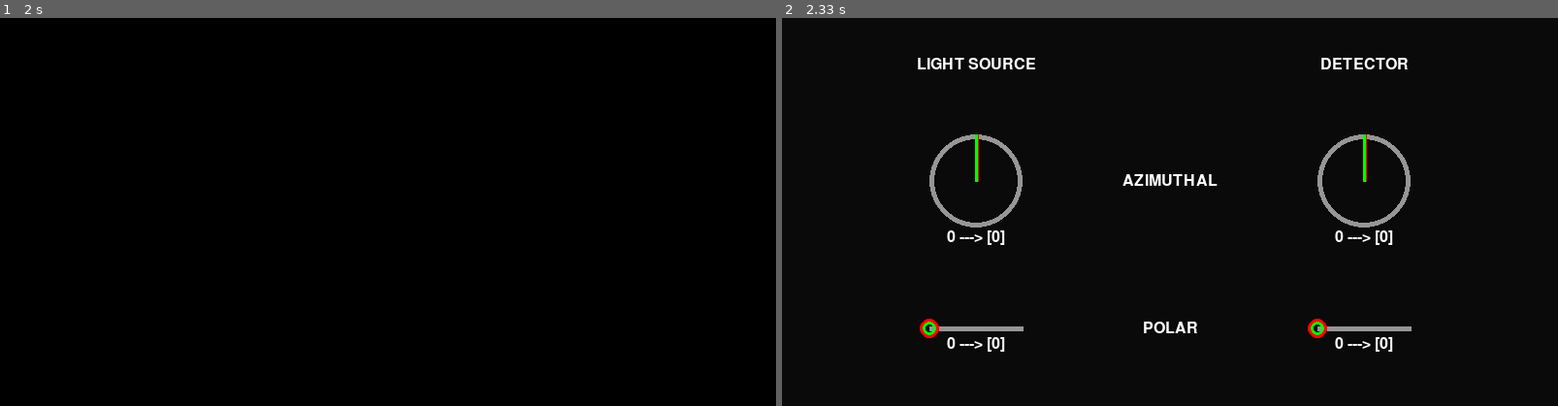
Above: before the commit, frames 1-2 (left to right).
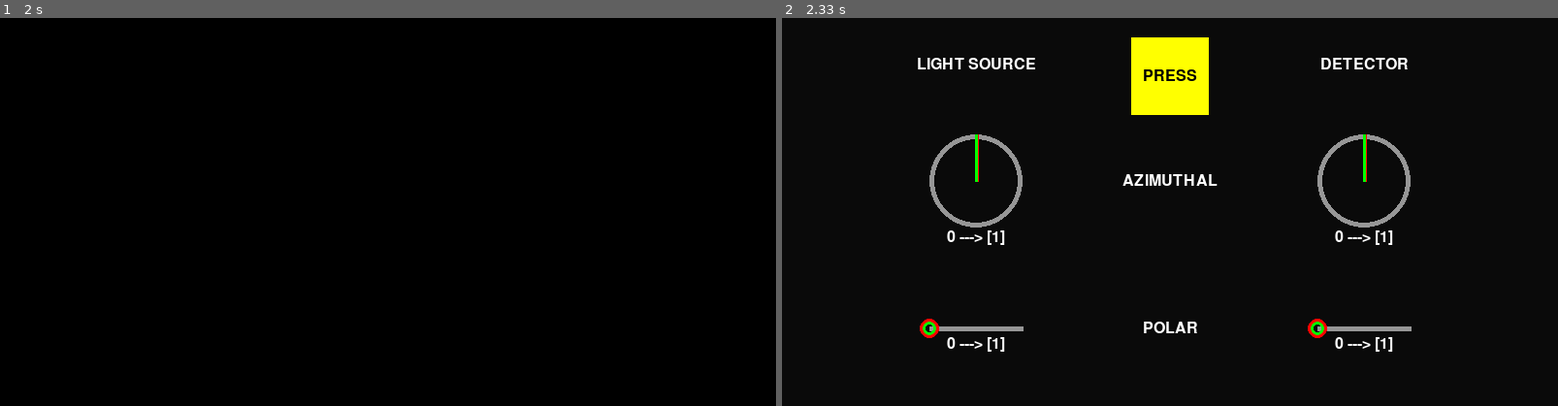
Above: after the commit, the same moments.

Repository: jprbafry/UML_OSMD
Game: pygame game, started from coding/raspberry/demo_fair/ctrl_gui_interface.py
Same seed, same stepped clock (60 frames per second), same inputs: the game is played once before the commit and once after it.
Inputs (mouse positions are in pixels of both pictures, inside the frame that each line leads up to):
- Up to frame 1 (2 s): click (682, 359) at 1.88 s
- Up to frame 2 (2.33 s): click (1170, 76) at 2.22 s, where only the run after the commit has a clickable "PRESS"

Frame 1 is identical in both runs. In frame 2, 2.0% of the frame differs, in the area x 27-79%, y 5-86%.

Commit message:
Adding Button for Motion Routine

Diff:
--- a/coding/raspberry/demo_fair/ui.py
+++ b/coding/raspberry/demo_fair/ui.py
@@ -2,6 +2,7 @@
 import pygame
 import time
 import math
+import threading
 from itertools import chain
 
 
@@ -10,6 +11,8 @@
 color_text = (255,255,255) # white
 color_background = (10,10,10) # dark grey
 color_line = (150,150,150) # grey
+color_button_busy = (255,255,0) # yellow
+color_button_idle = (255,255,255) # white
 
 # KNOB
 class Knob:
@@ -142,7 +145,42 @@
             text_rect = text_surface.get_rect(topleft=(self.x, self.y))
         surface.blit(text_surface, text_rect)
 
-# ----- Panel -----
+# BUTTON
+class Button:
+    def __init__(self, x, y, size, font, action, color_idle=color_button_idle, color_active=color_button_busy):
+        self.x = x
+        self.y = y
+        self.size = size
+        self.font = font
+        self.text = "PRESS"
+        self.action = action
+        self.color_idle = color_idle
+        self.color_active = color_active
+        self.active = False
+        self.rect = pygame.Rect(x - size//2, y - size//2, size, size)
+
+    def draw(self, surface):
+        color = self.color_active if self.active else self.color_idle
+        pygame.draw.rect(surface, color, self.rect)
+        # Draw text
+        text_surf = self.font.render(self.text, True, (0,0,0))
+        text_rect = text_surf.get_rect(center=(self.x, self.y))
+        surface.blit(text_surf, text_rect)
+
+    def check_click(self, event):
+        if event.type == pygame.MOUSEBUTTONDOWN:
+            mx, my = pygame.mouse.get_pos()
+            if self.rect.collidepoint(mx, my):
+                self.active = True
+
+                # Run the action in a separate thread so it doesn't block Pygame
+                def run_action():
+                    self.action()
+                    self.active = False
+
+                threading.Thread(target=run_action, daemon=True).start()
+
+# PANEL
 class Panel:
     """A Panel containing multiple knobs and sliders grouped logically"""
     def __init__(self, width=800, height=400, fps=60):
@@ -162,6 +200,42 @@
         self.fps = fps
         self.running = True
         self.knobs, self.sliders, self.legends, self.titles = self.create_controls()
+        self.buttons = []
+        # Example: button at center-bottom
+        btn_x = self.width // 2
+        btn_y = int(self.height * 0.15)
+        btn_size = 80
+        self.buttons.append(Button(btn_x, btn_y, btn_size, self.font, self.pulse_knobs_sliders))
+
+
+
+    def pulse_knobs_sliders(self, N=30, delay=200):
+        """
+        Smoothly move each desired value from its current value up to current+N,
+        then back down to the original value, step by step.
+        delay in milliseconds between steps.
+        """
+        # Store original desired values
+        original_knob_vals = [k.new_des_val for k in self.knobs]
+        original_slider_vals = [s.new_des_val for s in self.sliders]
+
+        # Step up
+        for step in range(1, N + 1):
+            for i, k in enumerate(self.knobs):
+                k.new_des_val = original_knob_vals[i] + step
+            for i, s in enumerate(self.sliders):
+                s.new_des_val = original_slider_vals[i] + step
+            self.draw()
+            pygame.time.wait(delay)
+
+        # Step down
+        for step in range(N, -1, -1):
+            for i, k in enumerate(self.knobs):
+                k.new_des_val = original_knob_vals[i] + step
+            for i, s in enumerate(self.sliders):
+                s.new_des_val = original_slider_vals[i] + step
+            self.draw()
+            pygame.time.wait(delay)
 
     def create_controls(self):
         knobs = []
@@ -205,7 +279,7 @@
     def draw(self):
         self.screen.fill(color_background)
 
-        for element in chain(self.knobs, self.sliders, self.titles, self.legends):
+        for element in chain(self.knobs, self.sliders, self.titles, self.legends, self.buttons):
             element.draw(self.screen)
 
         pygame.display.flip()
@@ -218,6 +292,8 @@
                 knob.update_desired_value(event)
             for slider in self.sliders:
                 slider.update_desired_value(event)
+            for button in self.buttons:
+                button.check_click(event)
 
     def run(self):
         while self.running:
